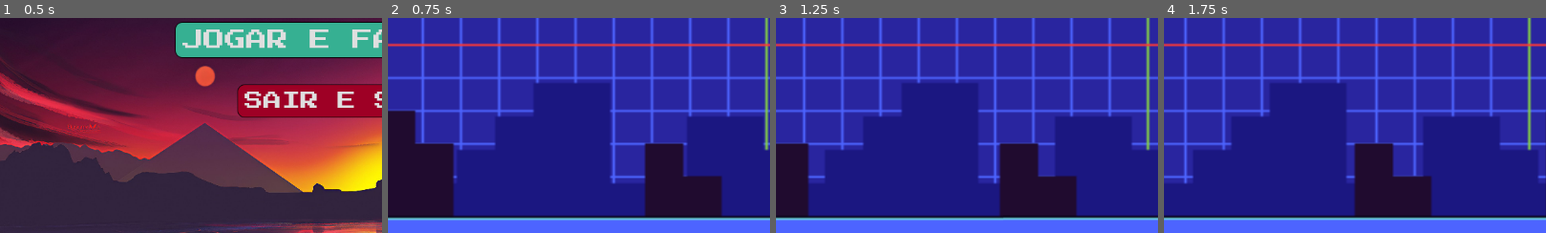
Above: before the commit, frames 1-4 (left to right).
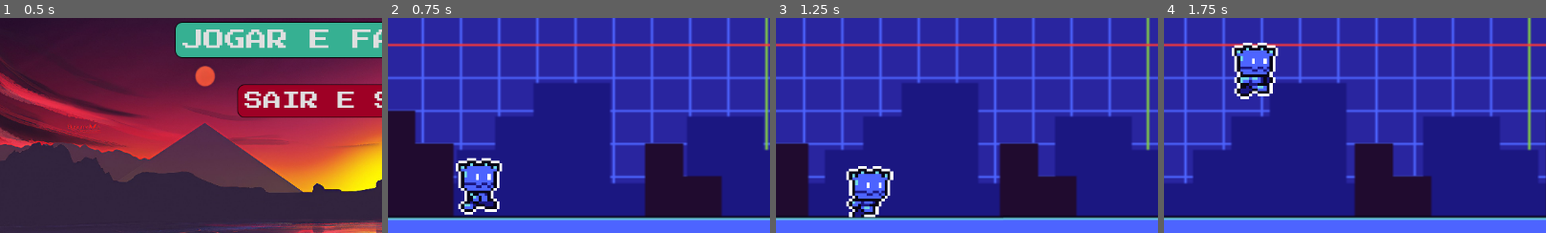
Above: after the commit, the same moments.

Repository: Free-account-1/godot-venom-extreme
Game: Godot game, scene res://cenas/menu.tscn
Same seed, same stepped clock (60 frames per second), same inputs: the game is played once before the commit and once after it.
Inputs:
- Up to frame 1 (0.5 s): no input
- Up to frame 2 (0.75 s): click "JOGAR E FARMAR AURA" at 0.5 s
- Up to frame 3 (1.25 s): no input
- Up to frame 4 (1.75 s): hold Space (ui_select) from 1.28 s (still down)
The pictures show only the part of the screen within x 0-50%, y 39-89%; the shares and areas given below are measured in that part.

Frame 1 is identical in both runs. In frame 2, 2.4% of the frame differs, in the area x 17-30%, y 64-92%; in frame 3, 2.2%; in frame 4, 2.6%, in the area x 17-30%, y 11-38%.

Commit message:
ATUALIZAÇÃO

Diff:
--- /dev/null
+++ b/Scripts/character_body_2d.gd
@@ -0,0 +1,12 @@
+extends CharacterBody2D
+
+var velocidade_pulo = -600
+func _physics_process(delta: float) -> void:
+	velocity += get_gravity() * delta
+	if is_on_floor():
+		$corpo.play("andar")
+		if Input.is_action_pressed("ui_select"):
+			velocity.y = velocidade_pulo
+	else:
+		$corpo.play("pular")
+	move_and_slide()
--- /dev/null
+++ b/Scripts/obstaculo.gd
@@ -0,0 +1,9 @@
+extends Area2D
+
+var velocidade
+
+func _ready() -> void:
+	velocidade = 400
+
+func _process(delta: float) -> void:
+	position.x -= velocidade*delta*0.5
--- /dev/null
+++ b/cenas/Obstaculo.tscn
@@ -0,0 +1,20 @@
+[gd_scene format=3 uid="uid://bmj6nxt07ngbk"]
+
+[ext_resource type="Script" uid="uid://c8pfrmjgt8ptq" path="res://Scripts/obstaculo.gd" id="1_r1v80"]
+[ext_resource type="Texture2D" uid="uid://cp5623yee5opw" path="res://Recursos/Assets Godot Runner/thorn.png" id="1_sehko"]
+
+[sub_resource type="RectangleShape2D" id="RectangleShape2D_r1v80"]
+size = Vector2(21.875, 5)
+
+[node name="Area2D" type="Area2D" unique_id=1037813050]
+script = ExtResource("1_r1v80")
+
+[node name="CollisionShape2D" type="CollisionShape2D" parent="." unique_id=1355390478]
+position = Vector2(-0.9375, -2)
+shape = SubResource("RectangleShape2D_r1v80")
+
+[node name="Sprite2D" type="Sprite2D" parent="." unique_id=2039905976]
+texture_filter = 1
+position = Vector2(0, -9)
+scale = Vector2(1.5, 1.1875)
+texture = ExtResource("1_sehko")
--- /dev/null
+++ b/cenas/gerador_obstaculos.gd
@@ -0,0 +1,14 @@
+extends Node2D
+
+@export var obstaculo = preload("res://cenas/Obstaculo.tscn")
+
+var timer = 0.0
+
+func _process(delta: float) -> void:
+	timer += delta
+	if timer > 2:
+		var bloco = obstaculo.instantiate();
+		add_child(bloco);
+		bloco.position.x = 1000
+		bloco.position.y = 511
+		timer = 0
--- a/cenas/jogo_supremo.tscn
+++ b/cenas/jogo_supremo.tscn
@@ -2,15 +2,89 @@
 
 [ext_resource type="Script" uid="uid://d3g8aqqhvihvd" path="res://Scripts/jogo_supremo.gd" id="1_ccsfs"]
 [ext_resource type="Texture2D" uid="uid://bgryq7eutcl5s" path="res://Recursos/Assets Godot Runner/background.png" id="1_gjqyr"]
+[ext_resource type="Script" uid="uid://dp3lxik7uhcth" path="res://cenas/gerador_obstaculos.gd" id="2_2gshd"]
 [ext_resource type="Texture2D" uid="uid://xfidmc68ls02" path="res://Recursos/Assets Godot Runner/foreground.png" id="2_ccsfs"]
 [ext_resource type="Texture2D" uid="uid://bdokr3ydpc5e8" path="res://Recursos/Assets Godot Runner/middleground2.png" id="3_nd263"]
 [ext_resource type="Texture2D" uid="uid://d11ume2m4jbvp" path="res://Recursos/Assets Godot Runner/middleground1.png" id="4_ndrev"]
+[ext_resource type="Texture2D" uid="uid://brwkc41ihspxq" path="res://Recursos/Assets Godot Runner/player.png" id="6_ndrev"]
+[ext_resource type="Script" uid="uid://ject1m47nhmw" path="res://Scripts/character_body_2d.gd" id="6_t4383"]
 
 [sub_resource type="RectangleShape2D" id="RectangleShape2D_mmnfe"]
 size = Vector2(1153, 96)
 
+[sub_resource type="CapsuleShape2D" id="CapsuleShape2D_t4383"]
+radius = 36.0
+height = 92.0
+
+[sub_resource type="AtlasTexture" id="AtlasTexture_t4383"]
+atlas = ExtResource("6_ndrev")
+region = Rect2(0, 0, 48, 48)
+
+[sub_resource type="AtlasTexture" id="AtlasTexture_2gshd"]
+atlas = ExtResource("6_ndrev")
+region = Rect2(48, 0, 48, 48)
+
+[sub_resource type="AtlasTexture" id="AtlasTexture_qb1e6"]
+atlas = ExtResource("6_ndrev")
+region = Rect2(96, 0, 48, 48)
+
+[sub_resource type="AtlasTexture" id="AtlasTexture_o4nx7"]
+atlas = ExtResource("6_ndrev")
+region = Rect2(144, 0, 48, 48)
+
+[sub_resource type="AtlasTexture" id="AtlasTexture_agbl7"]
+atlas = ExtResource("6_ndrev")
+region = Rect2(192, 0, 48, 48)
+
+[sub_resource type="AtlasTexture" id="AtlasTexture_opdfd"]
+atlas = ExtResource("6_ndrev")
+region = Rect2(240, 0, 48, 48)
+
+[sub_resource type="AtlasTexture" id="AtlasTexture_wslat"]
+atlas = ExtResource("6_ndrev")
+region = Rect2(0, 48, 48, 48)
+
+[sub_resource type="SpriteFrames" id="SpriteFrames_88dac"]
+animations = [{
+"frames": [{
+"duration": 1.0,
+"texture": SubResource("AtlasTexture_t4383")
+}, {
+"duration": 1.0,
+"texture": SubResource("AtlasTexture_2gshd")
+}, {
+"duration": 1.0,
+"texture": SubResource("AtlasTexture_qb1e6")
+}, {
+"duration": 1.0,
+"texture": SubResource("AtlasTexture_o4nx7")
+}, {
+"duration": 1.0,
+"texture": SubResource("AtlasTexture_agbl7")
+}, {
+"duration": 1.0,
+"texture": SubResource("AtlasTexture_opdfd")
+}],
+"loop": true,
+"name": &"andar",
+"speed": 5.0
+}, {
+"frames": [{
+"duration": 1.0,
+"texture": SubResource("AtlasTexture_wslat")
+}],
+"loop": true,
+"name": &"pular",
+"speed": 5.0
+}]
+
 [node name="Jogo supremo" type="Node2D" unique_id=1251421913]
 script = ExtResource("1_ccsfs")
+
+[node name="Gerador Obstaculos" type="Node2D" parent="." unique_id=1747426018]
+position = Vector2(137, 515.00006)
+scale = Vector2(4.427083, 4.0625005)
+script = ExtResource("2_2gshd")
 
 [node name="Fundo" type="Sprite2D" parent="." unique_id=1341676460]
 position = Vector2(0, -1.0000076)
@@ -61,3 +135,18 @@
 [node name="Corpochao" type="CollisionShape2D" parent="Chaofisico" unique_id=633247344]
 position = Vector2(575.5, 601)
 shape = SubResource("RectangleShape2D_mmnfe")
+
+[node name="CharacterBody2D" type="CharacterBody2D" parent="." unique_id=1630701316]
+script = ExtResource("6_t4383")
+
+[node name="CollisionShape2D" type="CollisionShape2D" parent="CharacterBody2D" unique_id=1518070138]
+position = Vector2(137, 499)
+shape = SubResource("CapsuleShape2D_t4383")
+
+[node name="corpo" type="AnimatedSprite2D" parent="CharacterBody2D" unique_id=714606556]
+texture_filter = 1
+position = Vector2(137, 515.00006)
+scale = Vector2(4.427083, 4.0625005)
+sprite_frames = SubResource("SpriteFrames_88dac")
+animation = &"andar"
+autoplay = "andar"
Not shown, added: Scripts/character_body_2d.gd.uid
Not shown, added: Scripts/obstaculo.gd.uid
Not shown, added: cenas/gerador_obstaculos.gd.uid
